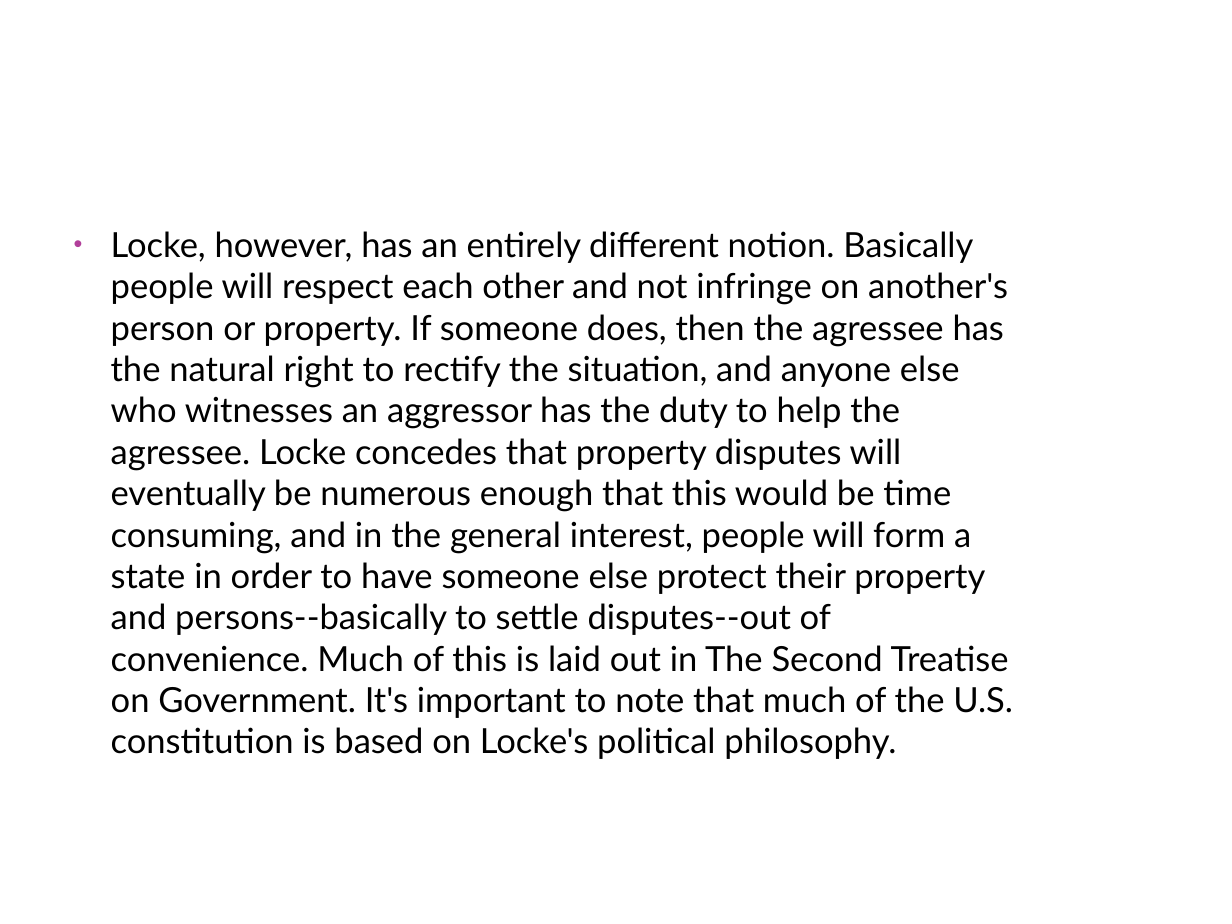
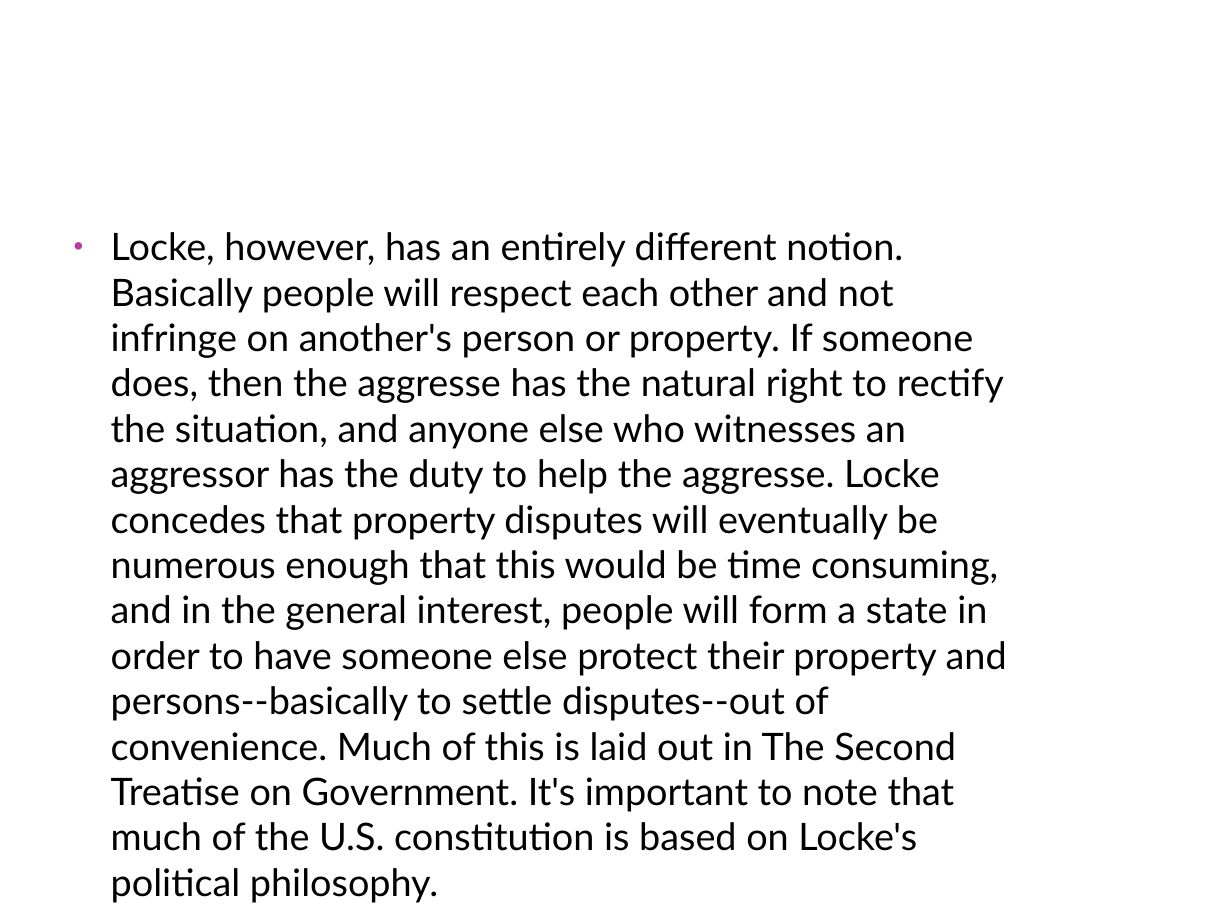
Before and after one commit to kaousheik/IITm_courses, a slide deck: slide 10 of Sem 3/MGCC/The Concept of State.pptx. Drawn at 1232x924 pixels with LibreOffice and Linux fonts; fonts in the diff are those of the drawing; background and template pictures are left out. Boxes give left, top, right and bottom in pixels: in the first picture for what was removed or moved away, otherwise in the second. Text is boxed around its words. In the diff, an @@ line names an element or a change of style, - is before the commit and + after.

```diff
--- a/Sem 3/MGCC/The Concept of State.pptx
+++ b/Sem 3/MGCC/The Concept of State.pptx
@@ text at [111, 232, 1007, 851]: text changed; size 20.1 to 22.1 pt @@
-• Locke, however, has an entirely different notion. Basically people will respect each other and not infringe on another's person or property. If someone does, then the agressee has the natural right to rectify the situation, and anyone else who witnesses an aggressor has the duty to help the agressee. Locke concedes that property disputes will eventually be numerous enough that this would be time consuming, and in the general interest, people will form a state in order to have someone else protect their property and persons--basically to settle disputes--out of convenience. Much of this is laid out in The Second Treatise on Government. It's important to note that much of the U.S. constitution is based on Locke's political philosophy.
+• Locke, however, has an entirely different notion. Basically people will respect each other and not infringe on another's person or property. If someone does, then the aggresse has the natural right to rectify the situation, and anyone else who witnesses an aggressor has the duty to help the aggresse. Locke concedes that property disputes will eventually be numerous enough that this would be time consuming, and in the general interest, people will form a state in order to have someone else protect their property and persons--basically to settle disputes--out of convenience. Much of this is laid out in The Second Treatise on Government. It's important to note that much of the U.S. constitution is based on Locke's political philosophy.
```
Also in this commit, not shown: 57 other files.
